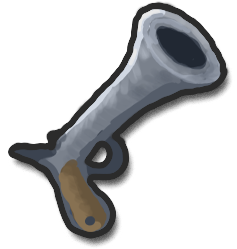
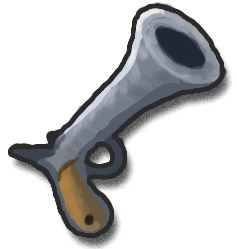
Before/after of a 237x249 layered artwork. What changed in the layer stack:
painted on "Layer 9" over [8, 1, 233, 236]
